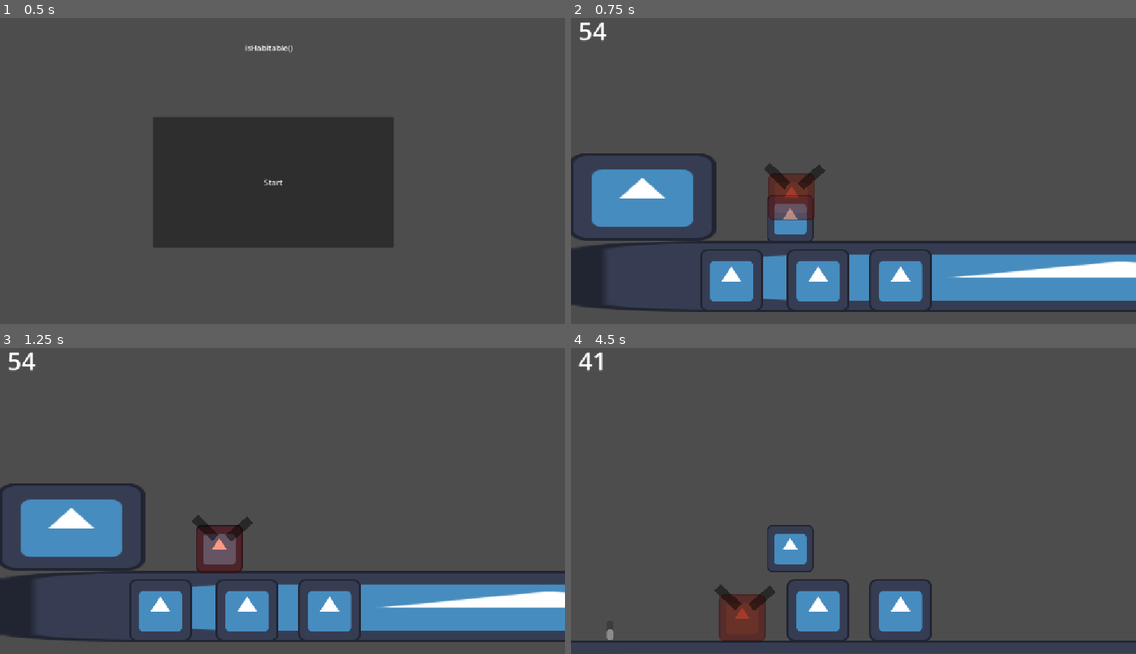
Above: before the commit, frames 1-4 (two rows, left to right).
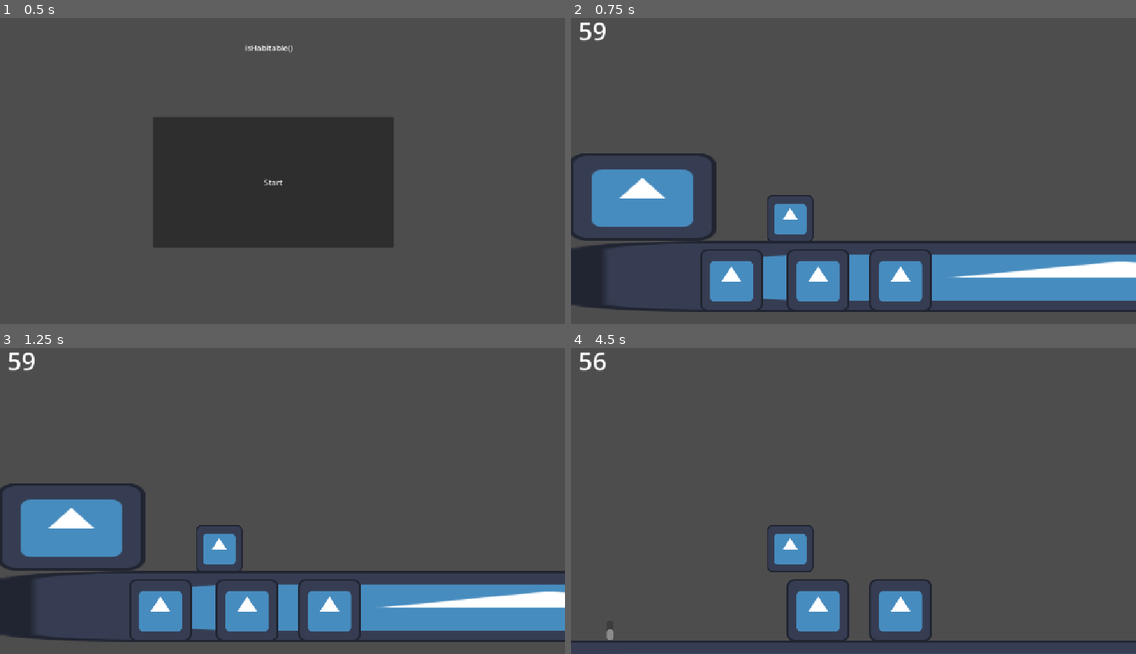
Above: after the commit, the same moments.

Repository: Ollieblock1/WHACK2026
Game: Godot game, scene res://game.tscn
Same seed, same stepped clock (60 frames per second), same inputs: the game is played once before the commit and once after it. The engine's default icon, where the game draws it, is replaced by a stand-in: a white triangle on a blue panel in a dark square.
Inputs:
- Up to frame 1 (0.5 s): no input
- Up to frame 2 (0.75 s): click "Start" at 0.5 s
- Up to frame 3 (1.25 s): no input
- Up to frame 4 (4.5 s): hold Right (moveRight) 1.28-2.78 s; tap 1 (select1) at 1.35, 3.6 s; tap Space (moveJump) at 1.52, 2.27, 3.77 s; tap 2 (select2) at 2.1, 4.35 s; hold A (moveLeft) 2.78-3.53 s; tap 3 (select3) at 2.85 s; hold Right (moveRight) from 3.53 s (still down)

Frame 1 is identical in both runs. In frame 2, 1.5% of the frame differs, in the area x 3-45%, y 1-67%; in frame 3, 1.4%; in frame 4, 1.6%, in the area x 1-37%, y 1-96%.

Commit message:
removed a test enemy

Diff:
--- a/scenes/managers/game_manager.tscn
+++ b/scenes/managers/game_manager.tscn
@@ -5,7 +5,6 @@
 [ext_resource type="PackedScene" uid="uid://fq3wafqtn3dq" path="res://scenes/camera/camera.tscn" id="2_r76ct"]
 [ext_resource type="PackedScene" uid="uid://d1lv7x0c5ogpj" path="res://scenes/level/level.tscn" id="4_3yu1d"]
 [ext_resource type="PackedScene" uid="uid://cpc1jmd1oxtw1" path="res://scenes/UI/ui.tscn" id="6_c2g8d"]
-[ext_resource type="PackedScene" uid="uid://cb45aiv40rjpf" path="res://alienEntity/hostile_alien.tscn" id="6_fagfu"]
 
 [node name="gameManager" type="Node2D" unique_id=493323348]
 script = ExtResource("1_i04cf")
@@ -24,8 +23,6 @@
 
 [node name="UI" parent="." unique_id=222190250 instance=ExtResource("6_c2g8d")]
 
-[node name="baseAlien" parent="." unique_id=1926721184 instance=ExtResource("6_fagfu")]
-
 [connection signal="displayMenu" from="Level" to="." method="_on_level_display_menu"]
 [connection signal="levelOver" from="Level" to="." method="_on_level_level_over"]
 [connection signal="damage" from="Player" to="UI" method="_on_player_damage"]
